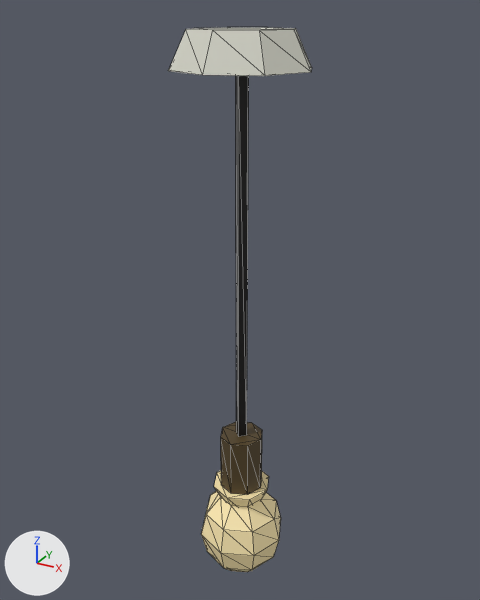
An edit to the glTF model models/bec.glb, drawn before and after from the same camera.
Rendered twice from a camera (50 mm lens) standing at (0.271, -0.495, 0.015) and looking at (-0.009, 0.013, -0.239). Every picture has the same lights, and +X, +Y and +Z are marked at lower left. The older version comes first. Mesh edges are drawn as thin lines. Vertices at exactly the same position are counted once.

The first picture shows 'Fir', 'Sticla'.
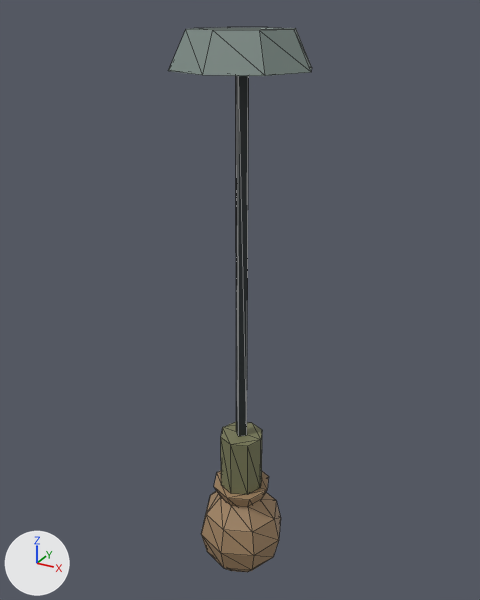
The change in detail:
me_fir has 40 vertices, 68 faces and spans x -0.06..0.06, y -0.06..0.06, z -0.44..0.0.
me_fir is used by ob_fir; location (0.0, 0.0, 0.0).
me_fir part 1: 28 faces centred in x -0.049..0.049, y -0.049..0.049, z -0.03..0.0 are repainted in the vertex colours; the middle colour goes from light grey #d9d9cc to grey #7e8d87.
me_fir part 2: 28 faces centred in x -0.02..0.02, y -0.02..0.02, z -0.44..-0.38 are repainted in the vertex colours; the middle colour goes from brown #524224 to dark yellow #7a7b59.
me_fir part 3: 12 faces centred in x -0.004..0.004, y -0.004..0.004, z -0.38..-0.02 are repainted in the vertex colours; the middle colour goes from black #0d0a0a to black #262d2f.
me_sticla has 58 vertices, 108 faces and spans x -0.045..0.045, y -0.045..0.045, z -0.0518..0.06.
me_sticla is used by ob_sticla; location (0.0, 0.0, -0.5).
me_sticla part 4: 108 faces centred in x -0.0386..0.0386, y -0.0386..0.0386, z -0.0471..0.06 are repainted in the vertex colours; the middle colour goes from beige #ffebb3 to brown #a18463.

Where the change shows, as pixel boxes [x1, y1, x2, y2] in the pictures (480 x 600 px):
part 1 of me_fir, recoloured (light grey to grey): [168, 27, 312, 76] in both
part 2 of me_fir, recoloured (brown to dark yellow): [221, 422, 262, 495] in both
part 3 of me_fir, recoloured: [236, 76, 249, 436] in both
part 4 of me_sticla, recoloured (beige to brown): [201, 471, 281, 572] in both
